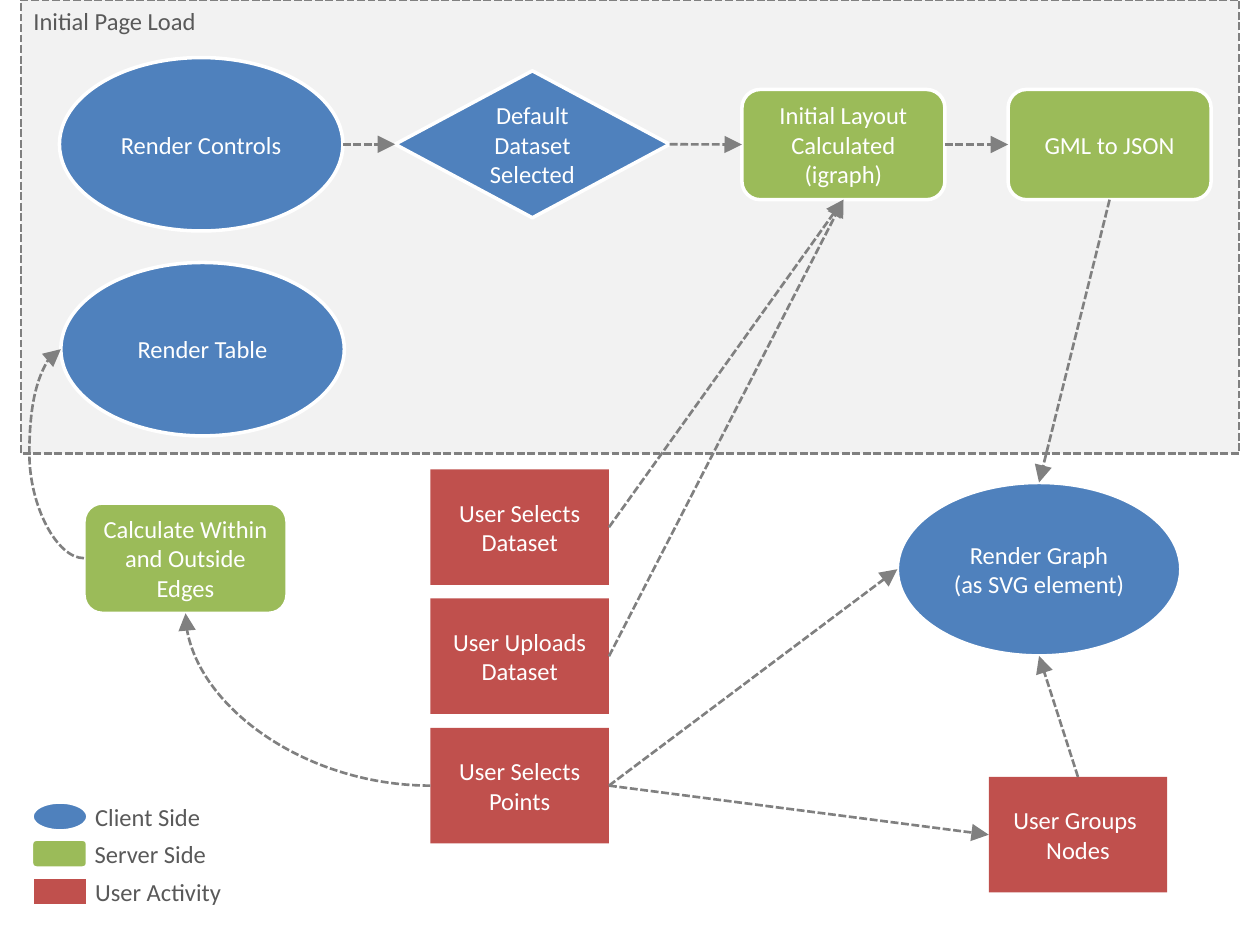
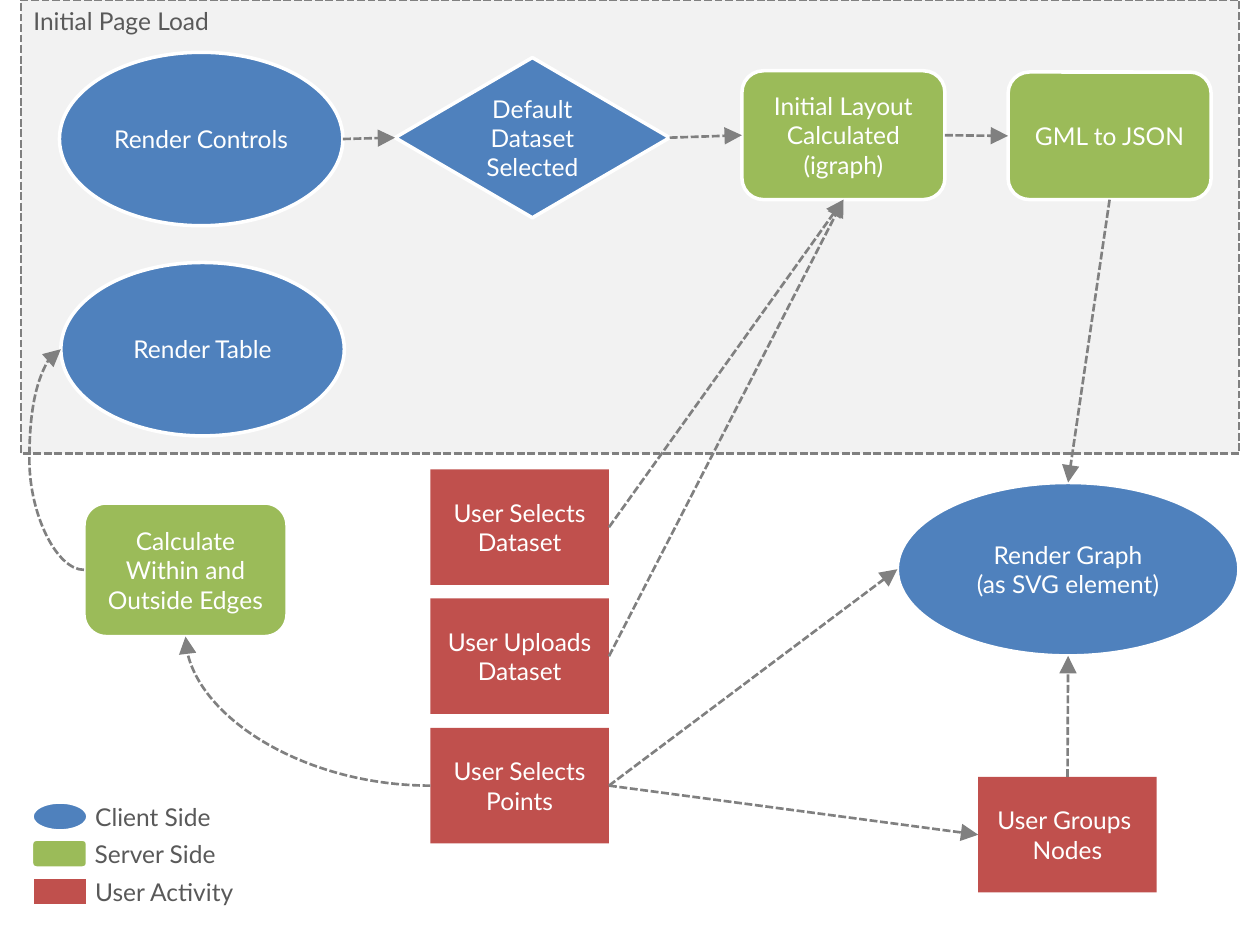
Before and after one commit to andeek/CreativeComponent, a slide deck: slide 2 of paper/images/images.pptx. Drawn at 1260x945 pixels with LibreOffice and Linux fonts; fonts in the diff are those of the drawing. Boxes give left, top, right and bottom in pixels: in the first picture for what was removed or moved away, otherwise in the second. Text is boxed around its words. In the diff, an @@ line names an element or a change of style, - is before the commit and + after.

```diff
--- a/paper/images/images.pptx
+++ b/paper/images/images.pptx
@@ ellipse "Render Controls": place and size @@
-ellipse "Render Controls" at [59,58,343,232]
+ellipse "Render Controls" at [59,53,343,227]
@@ diamond "Default Dataset Selected": place and size @@
-diamond "Default Dataset Selected" at [396,71,670,218]
+diamond "Default Dataset Selected" at [396,58,670,218]
@@ rounded rectangle "Initial Layout Calculated (igraph)": place and size @@
-rounded rectangle "Initial Layout Calculated (igraph)" at [742,89,945,200]
+rounded rectangle "Initial Layout Calculated (igraph)" at [742,71,945,199]
@@ rounded rectangle "GML to JSON": place and size @@
-rounded rectangle "GML to JSON" at [1008,89,1211,200]
+rounded rectangle "GML to JSON" at [1008,72,1211,199]
@@ 3 arrows: place and size @@
-3 arrows at [343,145,1008,145]
+3 arrows at [343,135,1008,139]
@@ arrow moved from (1110, 199) - (1040, 483) to (1110, 199) - (1068, 483) @@
@@ curved arrow moved from (84, 558) - (60, 349) to (84, 570) - (60, 349) @@
@@ rounded rectangle "Calculate Within and Outside Edges": place and size @@
-rounded rectangle "Calculate Within and Outside Edges" at [84,503,287,614]
+rounded rectangle "Calculate Within and Outside Edges" at [84,503,287,636]
@@ ellipse "Render Graph (as SVG element)": place and size @@
-ellipse "Render Graph (as SVG element)" at [897,483,1181,656]
+ellipse "Render Graph (as SVG element)" at [897,483,1239,656]
@@ curved arrow moved from (431, 786) - (185, 614) to (431, 786) - (185, 636) @@
@@ arrow moved from (1079, 777) - (1040, 656) to (1067, 777) - (1068, 656) @@
@@ rectangle "User Groups Nodes": place and size @@
-rectangle "User Groups Nodes" at [989,777,1168,893]
+rectangle "User Groups Nodes" at [978,777,1157,893]
@@ arrow moved from (609, 786) - (989, 834) to (609, 786) - (978, 834) @@
@@ font Calibri to Lato in 15 elements at [60,262,344,436], [431,728,610,844], [431,470,610,586], [431,598,610,714], [59,53,343,227], [978,777,1157,893], [396,58,670,218], [1008,72,1211,199], [742,71,945,199], [84,503,287,636], [897,483,1239,656], [33,12,209,35], [95,808,211,826], [95,845,216,863], [95,883,233,905] @@
```
Also in this commit, not shown: 4 other slides changed, 1 slide added, 34 other files.
